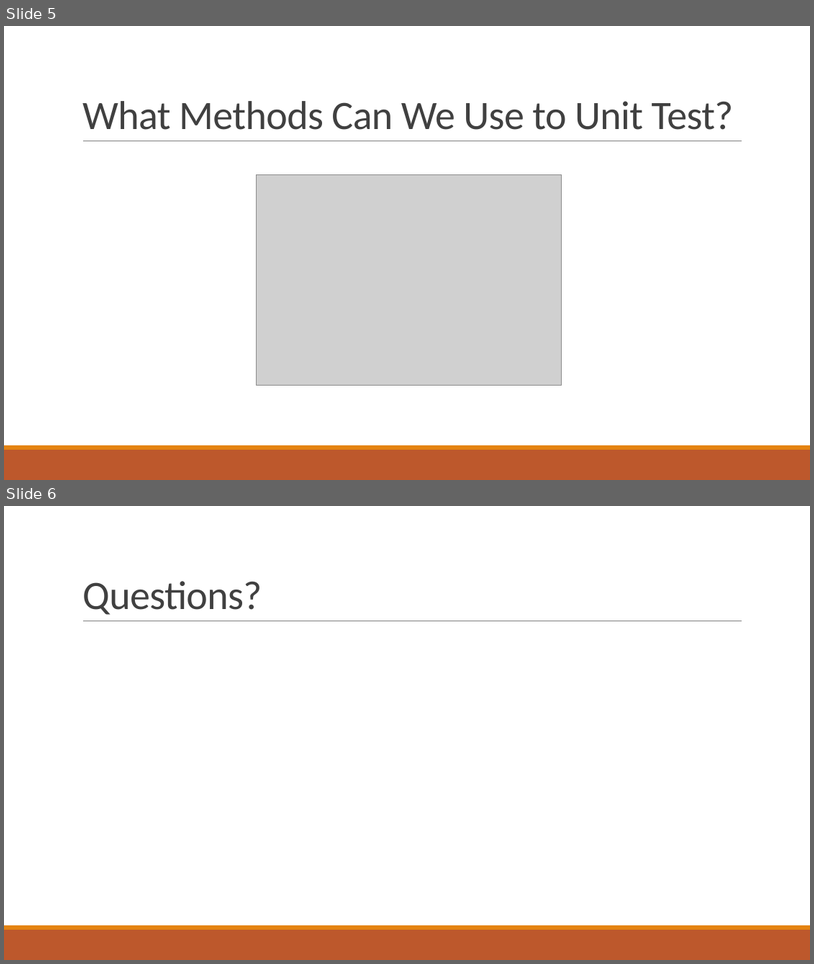
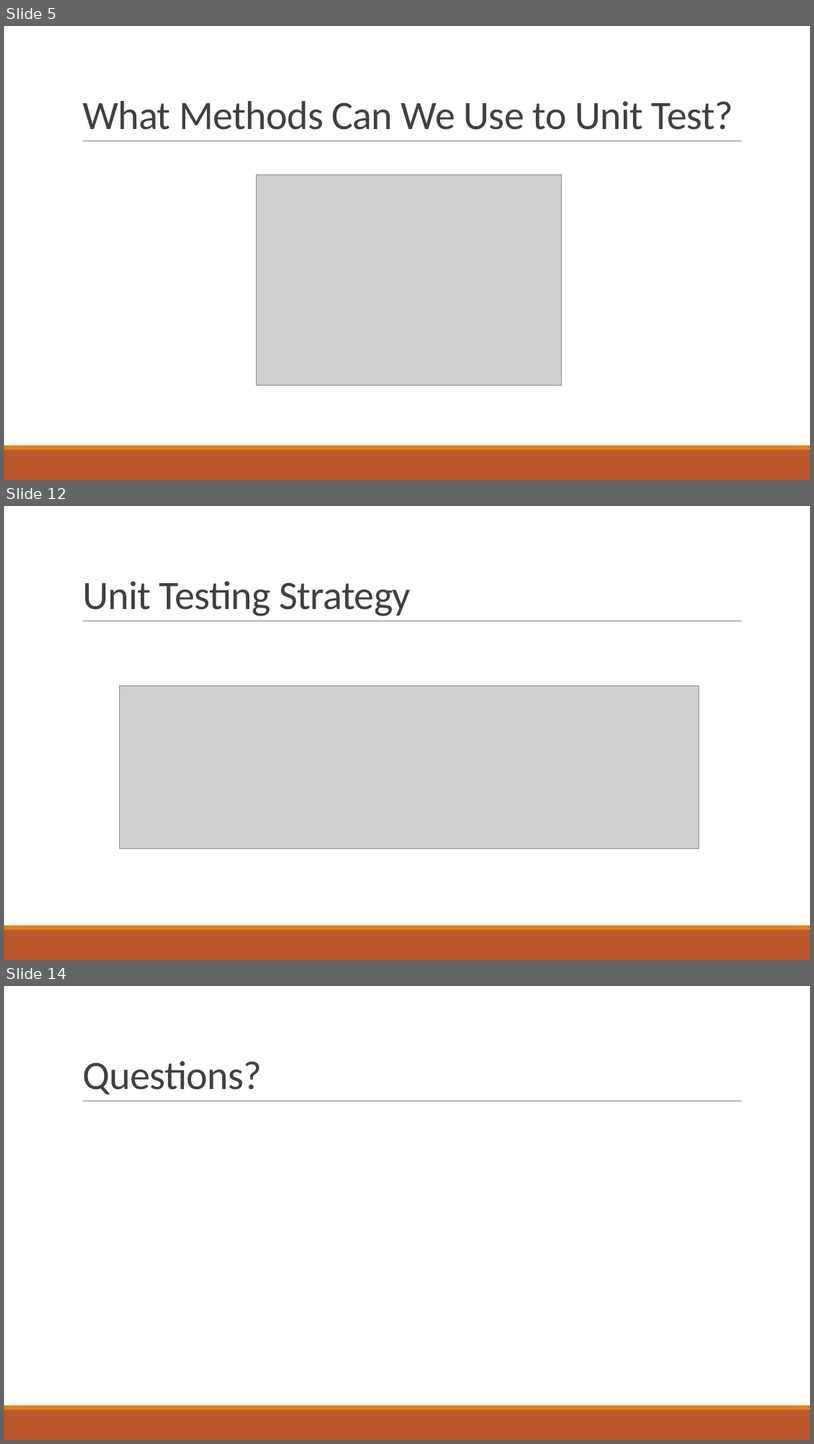
Before and after one commit to qccoders/presentations, a slide deck: QC Coders - All About Unit Testing.pptx. Shown one above the other, each under a label of ours: slides 5 and 6 before the commit, slides 5, 12 and 14 after it; the slides between them are not shown. The pictures are 814x964 and 814x1444 pixels, drawn with LibreOffice and Linux fonts; fonts in the diff are those of the drawing; grey boxes stand for pictures. Boxes give left, top, right and bottom in pixels: in the first picture for what was removed or moved away, otherwise in the second. Text is boxed around its words. In the diff, an @@ line names an element or a change of style, - is before the commit and + after.

Commit message:
mostly finish unit test deck

```diff
--- a/QC Coders - All About Unit Testing.pptx
+++ b/QC Coders - All About Unit Testing.pptx
@@ slide 12 added at (4,506,810,960), background #FFFFFF; not listed: 3 template elements that a slide beside it also shows @@
@@ title added at (82,581,412,616), 48 pt, text #404040 @@
+Unit Testing Strategy
@@ picture added at (119,686,699,848) @@
@@ what was slide 6 is now slide 14 @@
```
Also in this commit, not shown: 7 other slides added.
